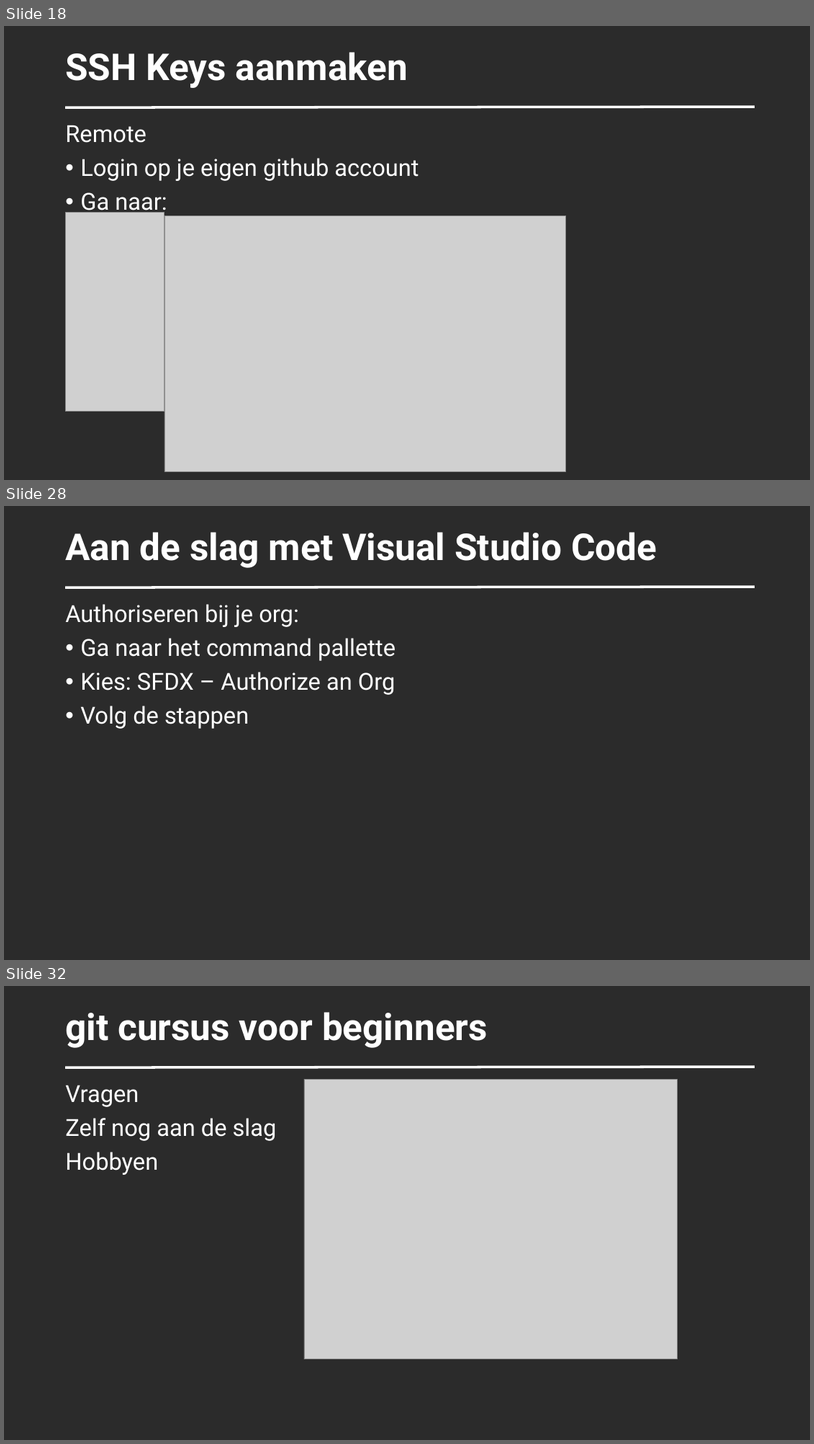
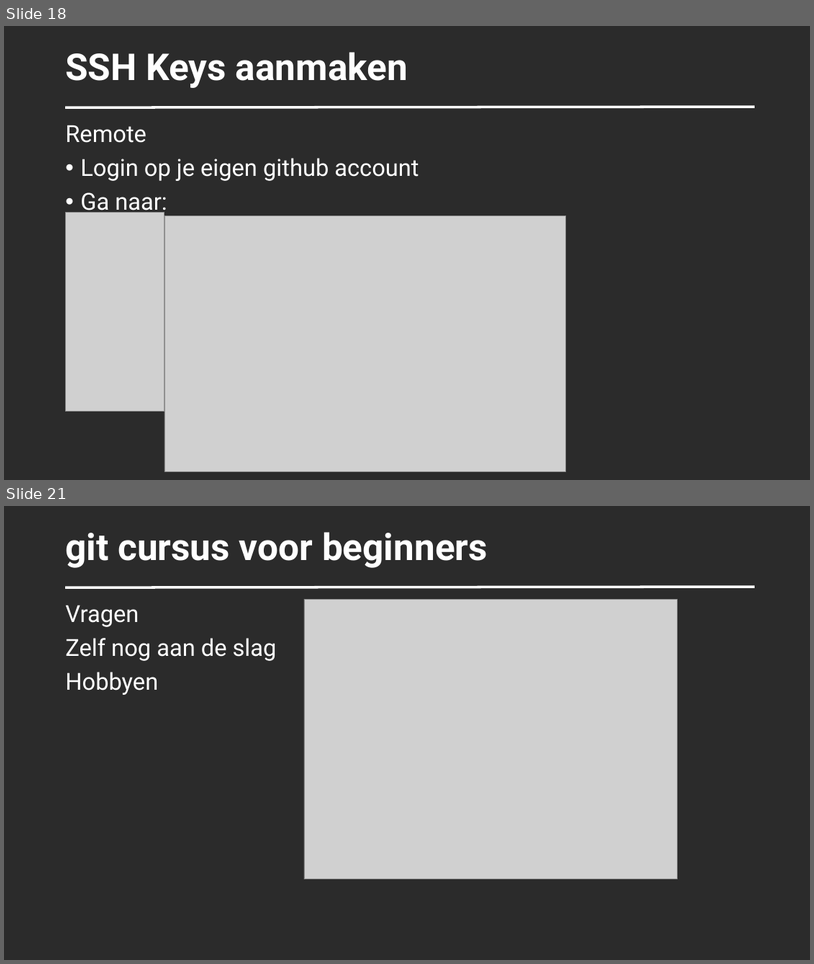
Before and after one commit to SUPERPNL/GIT-Cursus-SxBlue-2026, a slide deck: docs/20261101_gitcursus_SxBlue.pptx. Shown one above the other, each under a label of ours: slides 18, 28 and 32 before the commit, slides 18 and 21 after it; the slides between them are not shown. The pictures are 814x1444 and 814x964 pixels, drawn with LibreOffice and Linux fonts; fonts in the diff are those of the drawing; grey boxes stand for pictures; background and template pictures are left out; a plain dark background stands for a picture behind light text. Boxes give left, top, right and bottom in pixels: in the first picture for what was removed or moved away, otherwise in the second. Text is boxed around its words. In the diff, an @@ line names an element or a change of style, - is before the commit and + after.

```diff
--- a/docs/20261101_gitcursus_SxBlue.pptx
+++ b/docs/20261101_gitcursus_SxBlue.pptx
@@ slide 28 removed at bbox=[4, 506, 810, 960], background picture (left out) @@
@@ title removed at bbox=[65, 532, 657, 568] @@
-Aan de slag met Visual Studio Code
@@ line removed from (65, 587) to (756, 587) @@
@@ text removed at bbox=[65, 604, 396, 728] @@
-Authoriseren bij je org:
-• Ga naar het command pallette
-• Kies: SFDX – Authorize an Org
-• Volg de stappen
@@ what was slide 32 is now slide 21 @@
```
Also in this commit, not shown: 7 slides changed, 10 other slides removed, 1 other file.
